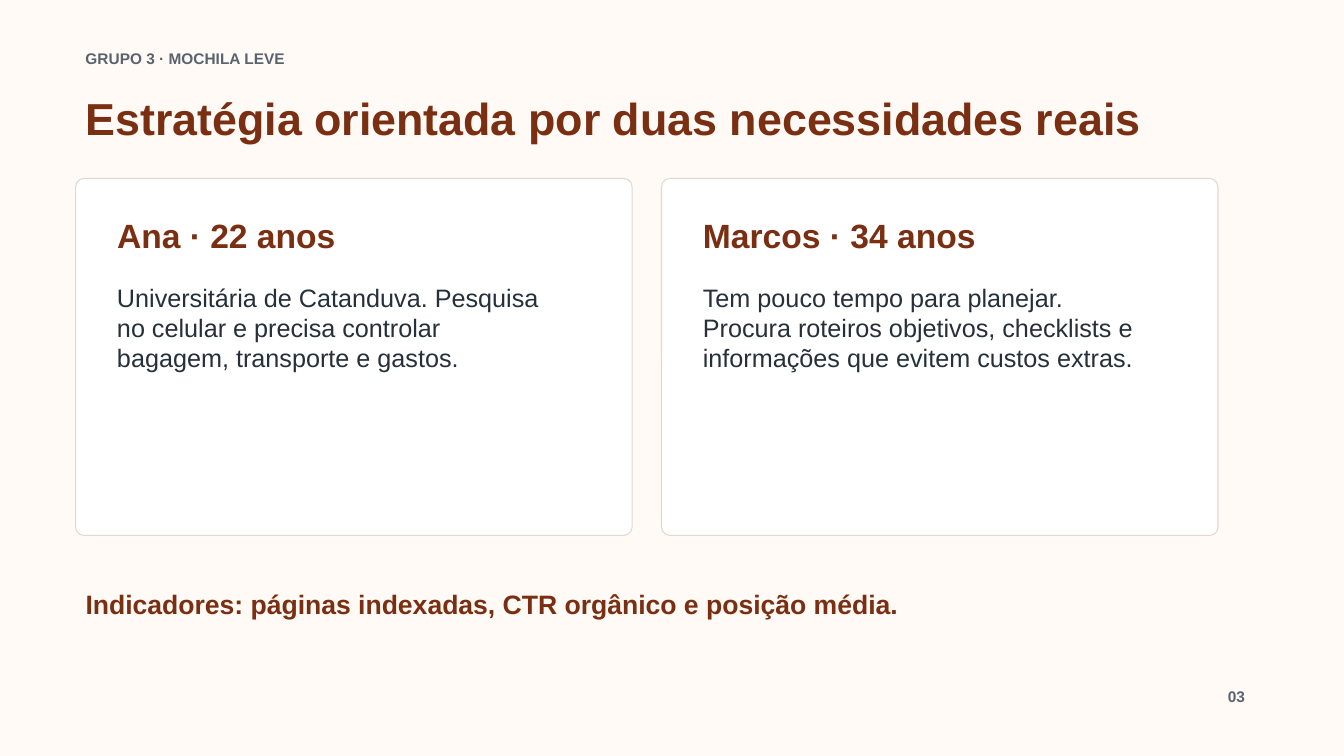
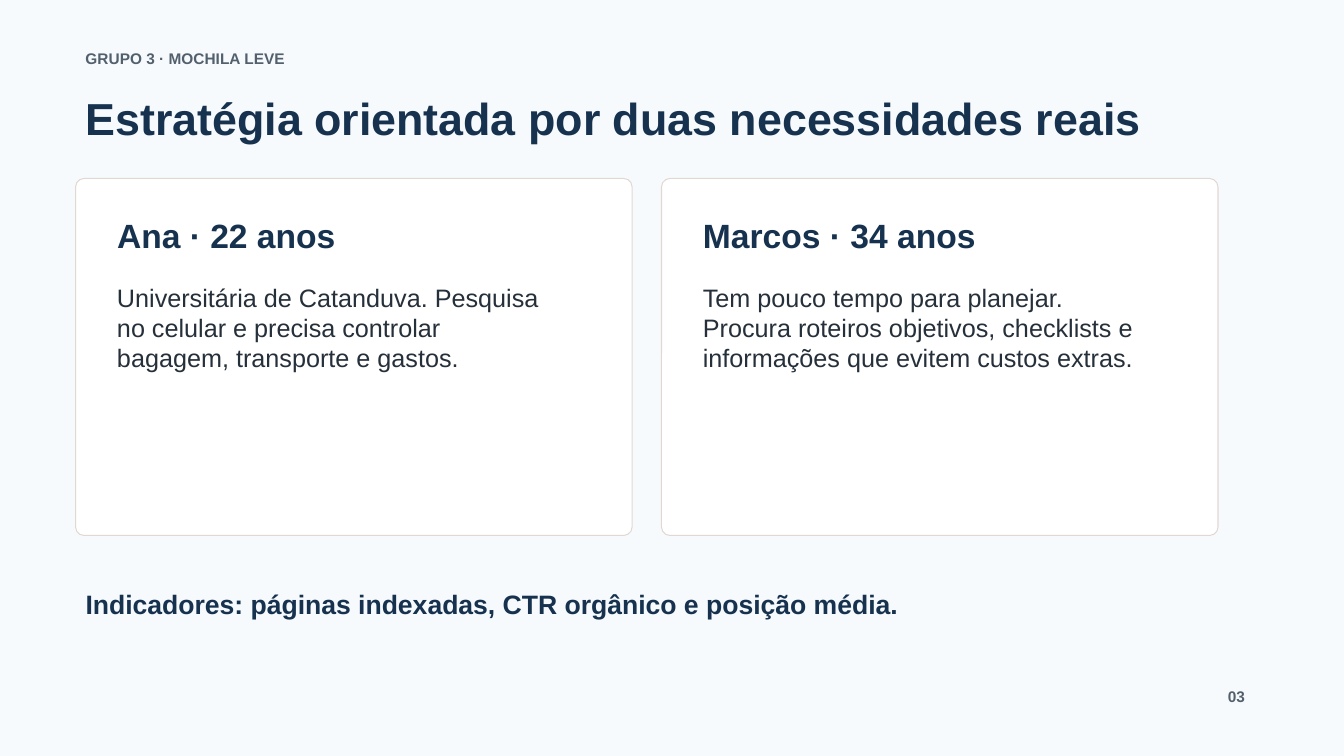
Before and after one commit to MRIshizawa/grupo3-blog-mochila-leve-seo, a slide deck: slide 3 of apresentacao-seo-grupo3.pptx. Drawn at 1344x756 pixels with LibreOffice and Linux fonts; fonts in the diff are those of the drawing. Boxes give left, top, right and bottom in pixels: in the first picture for what was removed or moved away, otherwise in the second. Text is boxed around its words. In the diff, an @@ line names an element or a change of style, - is before the commit and + after.

```diff
--- a/apresentacao-seo-grupo3.pptx
+++ b/apresentacao-seo-grupo3.pptx
@@ background #FFFAF5 to #F7FAFC @@
@@ text colour #7A2E12 to #16324F in 4 elements at box(85, 102, 1141, 144), box(117, 224, 335, 249), box(703, 224, 975, 249), box(86, 594, 898, 619) @@
```
Also in this commit, not shown: 9 other slides changed, 2 other files.
